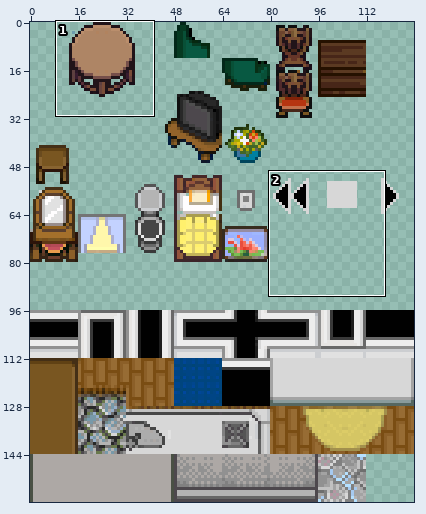
File history of a sprite sheet, internal/assets/images/tiles.png. The first picture is a wide view before the edit; the outline marks the close-up.
Close-up. First the earlier version:
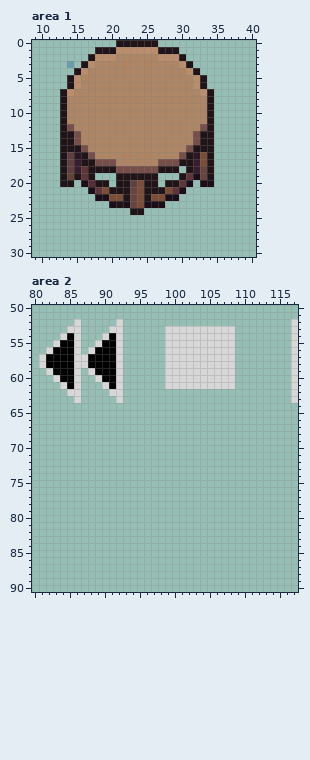
The file is 128x160 pixels. Colours within 5 levels of each other are drawn and written as one. Shown: area 1: x 9..40, y 0..30; area 2: x 80..117, y 50..90.
Once edited:
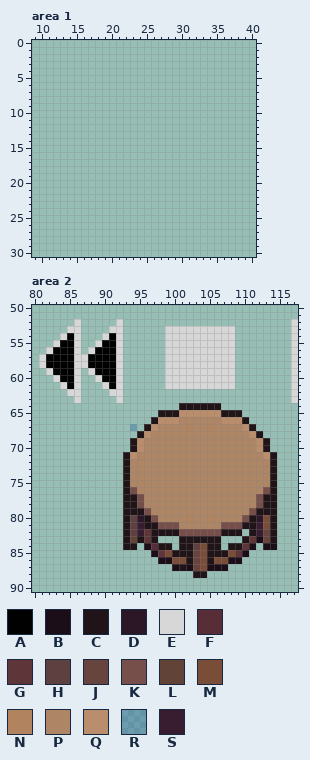
Palette (. is transparent): A #010101  B #1b0e18  C #211419  D #2b1726  E #d7d7d7  F #572d37  G #5e3639  H #5e4040  J #68443e  K #764f4a  L #624338  M #7a4d38  N #b1835f  P #ae8565  Q #ba8e6c  R #00479c48  S #381c2f
Change:
Changed rows in their new state; - is an unchanged pixel.
Area 1:
first column x 13:
 0 --------......--------
 1 -----............-----
 2 ----..............----
 3 -.-................---
 4 --..................--
 5 -....................-
 6 -....................-
 7 ......................
 8 ......................
 9 ......................
10 ......................
11 ......................
12 ......................
13 ......................
14 ......................
15 ......................
16 ......................
17 ......................
18 .................-....
19 .....---......---.....
20 ..-....-......-....-..
21 ----..............----
22 -----............-----
23 -------........-------
24 ----------..----------
Area 2:
first column x 93:
64 --------CCCCCC--------
65 -----CCCQQQQQQCCC-----
66 ----CQQQPPPPPPQQQC----
67 -R-CQPPPPNPPNPPPPQC---
68 --CQPPPPPPPPPPPPPPQC--
69 -CQPPPPPPPPPPPPPPPPQC-
70 -CQPPPPPPPPPPPPPPPPQC-
71 CQPPPPPPPPPPPPPPPPPPQC
72 CPPPPPPPPPPPPPPPPPPPPC
73 CPPPPPPPPPPPPPPPPPPPPC
74 CPPPPPPPPPPPPPPPPPPPPC
75 CPPPPPPPPPPPPPPPPPPPPC
76 CKPPPPPPPPPPPPPPPPPPKC
77 CCKPPPPPPPPPPPPPPPPKCC
78 CCKPPPPPPPPPPPPPPPPKCC
79 CCCKPPPPPPPPPPPPPPKCCC
80 CHDCKPPPPNPPNPPPPKCDMC
81 CHSCCKKKPPPPPPKKKCCSMC
82 CHSGCCCCKKKKKKCCC-CSJC
83 CLCGC---CCCCCC---CGBJC
84 CC-BFCC-CCHMCC-CCGB-BB
85 ----BGMCCCJMCCCMGB----
86 -----BBMMCJMCMMBB-----
87 -------BCBJMBBB-------
88 ----------CC----------
Where, in picture pixels (left, top, right, bottom), the same in both close-ups:
erased: (60, 40, 214, 215)
added: (123, 403, 277, 578)
